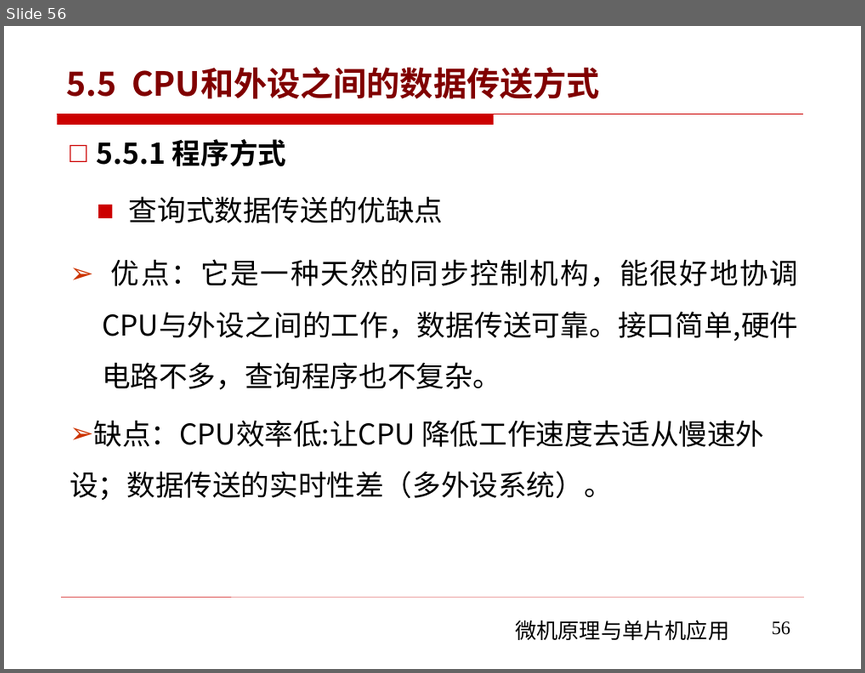
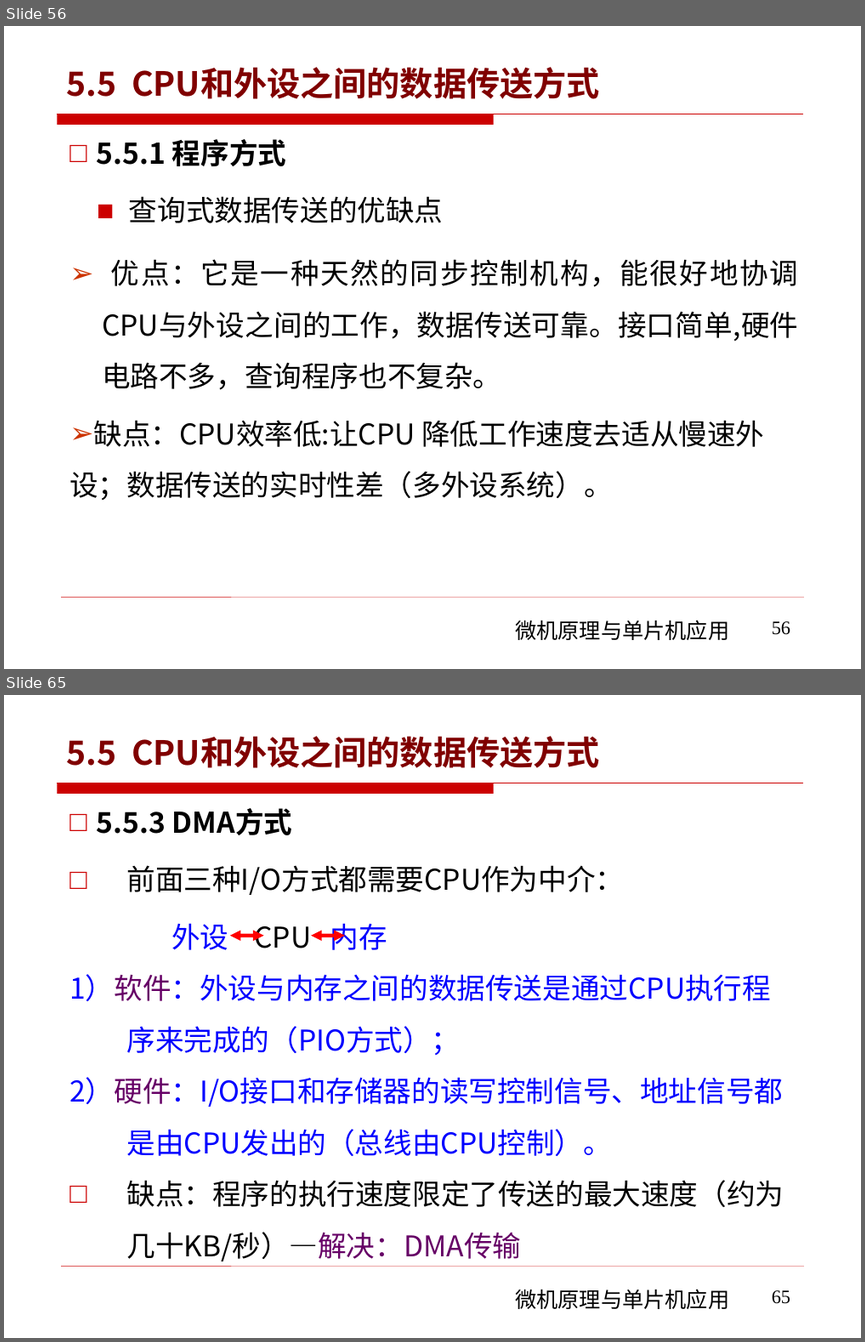
Before and after one commit to rshouc/Microcomputer, a slide deck: PPT/The Principle of Microcomputer/第五章 微机原理（微机和外设的数据传输) .pptx. Shown one above the other, each under a label of ours: slide 56 before the commit, slides 56 and 65 after it; the slides between them are not shown. The pictures are 865x673 and 865x1342 pixels, drawn with LibreOffice and Linux fonts; fonts in the diff are those of the drawing; background and template pictures are left out. Boxes give left, top, right and bottom in pixels: in the first picture for what was removed or moved away, otherwise in the second. Text is boxed around its words. In the diff, an @@ line names an element or a change of style, - is before the commit and + after.

```diff
--- a/PPT/The Principle of Microcomputer/第五章 微机原理（微机和外设的数据传输) .pptx
+++ b/PPT/The Principle of Microcomputer/第五章 微机原理（微机和外设的数据传输) .pptx
@@ slide 65 added at (4, 695, 861, 1338), background #FFFFFF; not listed: 3 template elements that a slide beside it also shows @@
@@ title added at (66, 736, 600, 768), 28 pt, text #800000, bold @@
+5.5 CPU和外设之间的数据传送方式
@@ text added at (69, 808, 783, 1261), 24 pt, text #0000FF @@
+□ 5.5.3 DMA方式
+□ 前面三种I/O方式都需要CPU作为中介：
+外设 CPU 内存
+1）软件：外设与内存之间的数据传送是通过CPU执行程序来完成的（PIO方式）；
+2）硬件：I/O接口和存储器的读写控制信号、地址信号都是由CPU发出的（总线由CPU控制）。
+□ 缺点：程序的执行速度限定了传送的最大速度（约为几十KB/秒）—解决：DMA传输
@@ double arrow added from (230, 936) to (263, 936), #FF0000 3 pt @@
@@ double arrow added from (311, 936) to (345, 936), #FF0000 3 pt @@
@@ page number added at (772, 1290, 790, 1304), 16 pt, text #000000 @@
+65
```
Also in this commit, not shown: 25 other slides added.
